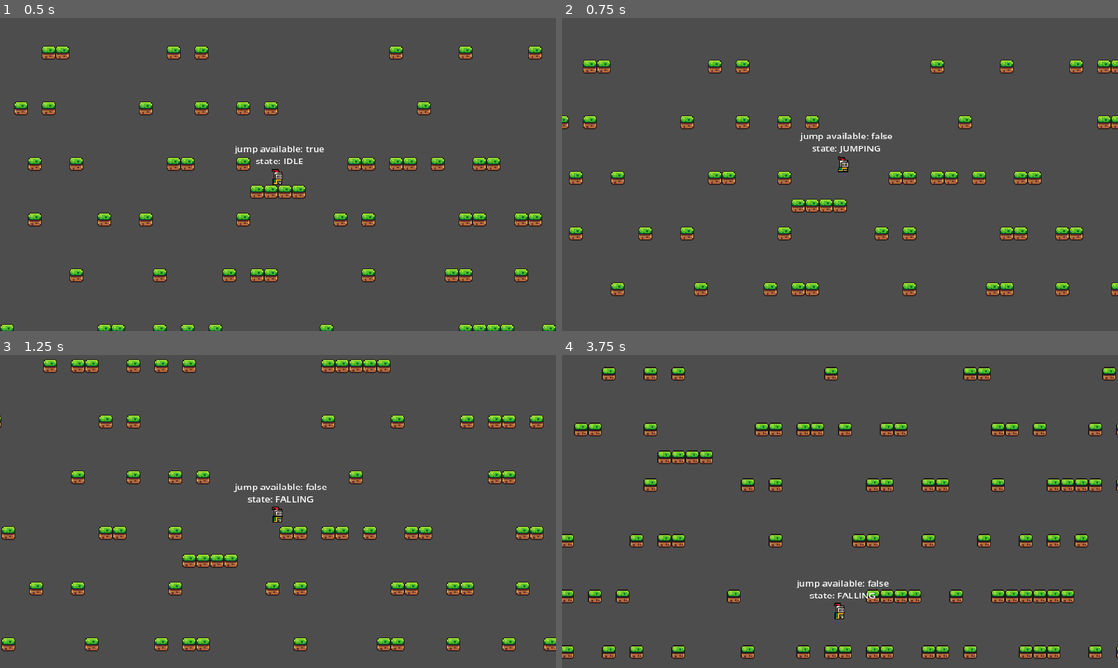
Above: before the commit, frames 1-4 (two rows, left to right).
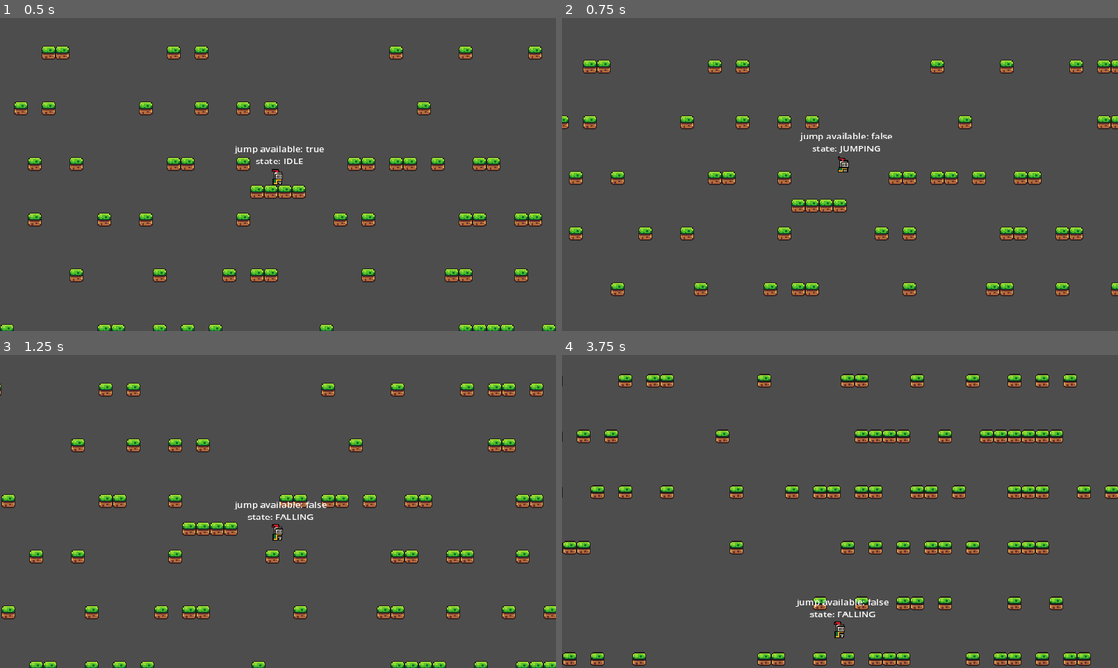
Above: after the commit, the same moments.

Repository: danielvogelsang/project-daydream
Game: Godot game, scene res://scenes/level/level.tscn
The game is run twice, just before and just after one commit, with the same random seed, the same clock (stepped at 60 frames per second) and the same inputs.
Inputs:
- Up to frame 1 (0.5 s): no input
- Up to frame 2 (0.75 s): tap Enter at 0.5 s; hold D (right) from 0.53 s (still down); tap Space (jump) at 0.6 s
- Up to frame 3 (1.25 s): keep holding D (right); tap Space (jump) at 0.77, 1.07 s
- Up to frame 4 (3.75 s): tap Space (jump) at 1.35, 1.52, 1.82, 2.1, 2.85, 3.02, 3.32, 3.6 s; release D (right) at 2.03 s; hold A (left) 2.03-2.78 s; hold D (right) from 2.78 s (still down)

Frame 1 is identical in both runs. In frame 2, less than 0.1% of the frame differs, in the area x 43-60%, y 38-50%; in frame 3, 14%; in frame 4, 16%, in the area x 0-100%, y 3-100%.

Commit message:
fixed infinity small jumping and changed ambigious variable name

Diff:
--- a/scenes/player/player.gd
+++ b/scenes/player/player.gd
@@ -2,7 +2,7 @@
 
 const SPEED: float = 200.0
 const JUMP_VELOCITY: float = -350.0
-const DIMINISHING_JUMP_VELOCITY: float = -150
+const DIMINISHING_JUMP_VELOCITY: float = 0.5
 const GRAVITY: float = 800.0
 const MAX_FALL_SPEED: float = 400
 
@@ -11,7 +11,7 @@
 @onready var coyote_timer: Timer = $CoyoteTimer
 
 var air_resistance: float = 100
-var air_speed: float = SPEED
+var current_speed: float = SPEED
 var jump_available: bool = true
 var coyote_time: float = 0.3
 
@@ -51,20 +51,23 @@
 		PlayerState.FALLING:
 			anim_player.play("Falling")
 
+# handles all inputs
 func get_input() -> void:
-	handle_air_speed()
+	apply_air_resistance()
 
 	if Input.is_action_pressed("left"):
-		velocity.x = - air_speed
+		velocity.x = - current_speed
 		anim_player.flip_h = true
 	elif Input.is_action_pressed("right"):
-		velocity.x = air_speed
+		velocity.x = current_speed
 		anim_player.flip_h = false
 
-	# small jumps
-	# TODO: fix flying by spamming jump
+	jump()
+
+func jump() -> void:
+	# small jumps when jump button is released earlier
 	if Input.is_action_just_released("jump") and velocity.y < 0:
-		velocity.y = DIMINISHING_JUMP_VELOCITY
+		velocity.y *= DIMINISHING_JUMP_VELOCITY
 
 	if Input.is_action_just_pressed("jump") and jump_available:
 		velocity.y = JUMP_VELOCITY
@@ -74,12 +77,12 @@
 	if is_on_floor():
 		jump_available = true
 
-func handle_air_speed() -> void:
+func apply_air_resistance() -> void:
 	velocity.x = 0
 	if not is_on_floor():
-		air_speed = SPEED - air_resistance
+		current_speed = SPEED - air_resistance
 	else:
-		air_speed = SPEED
+		current_speed = SPEED
 
 func handle_falling(delta: float) -> void:
 	if not is_on_floor():
